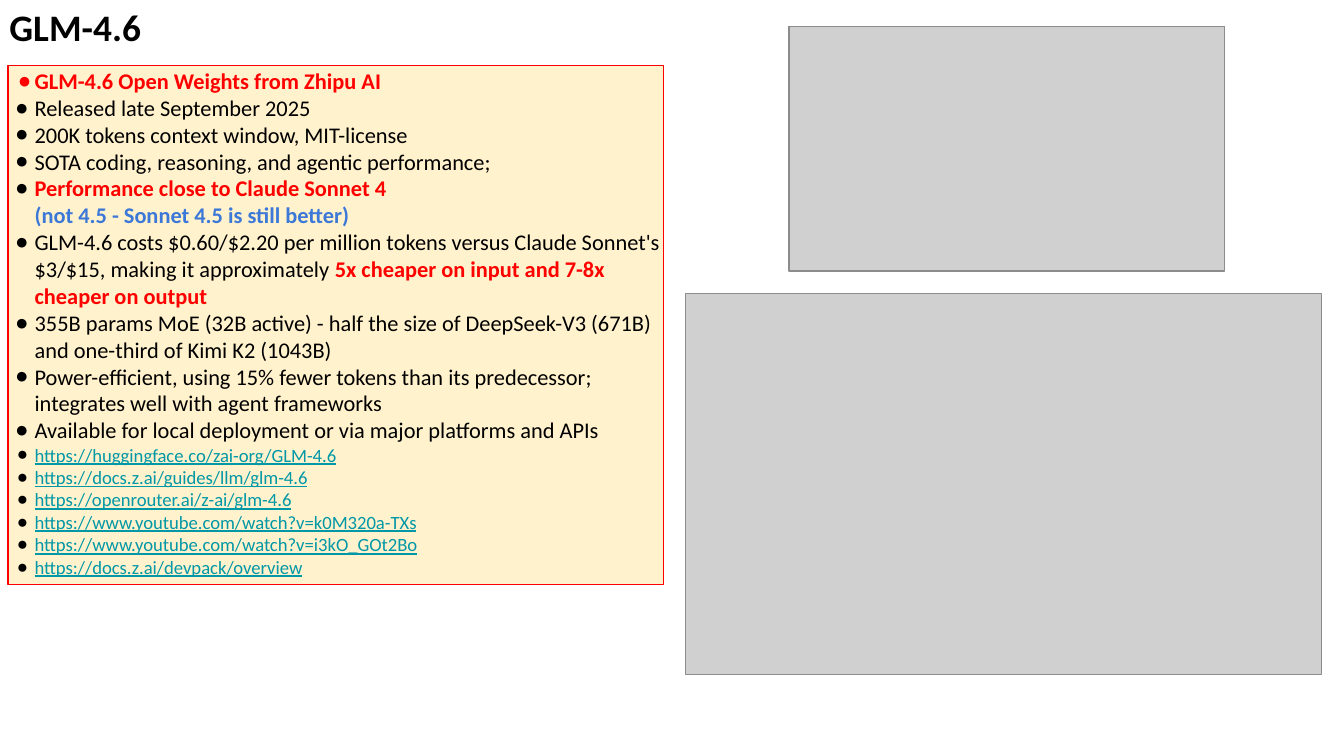
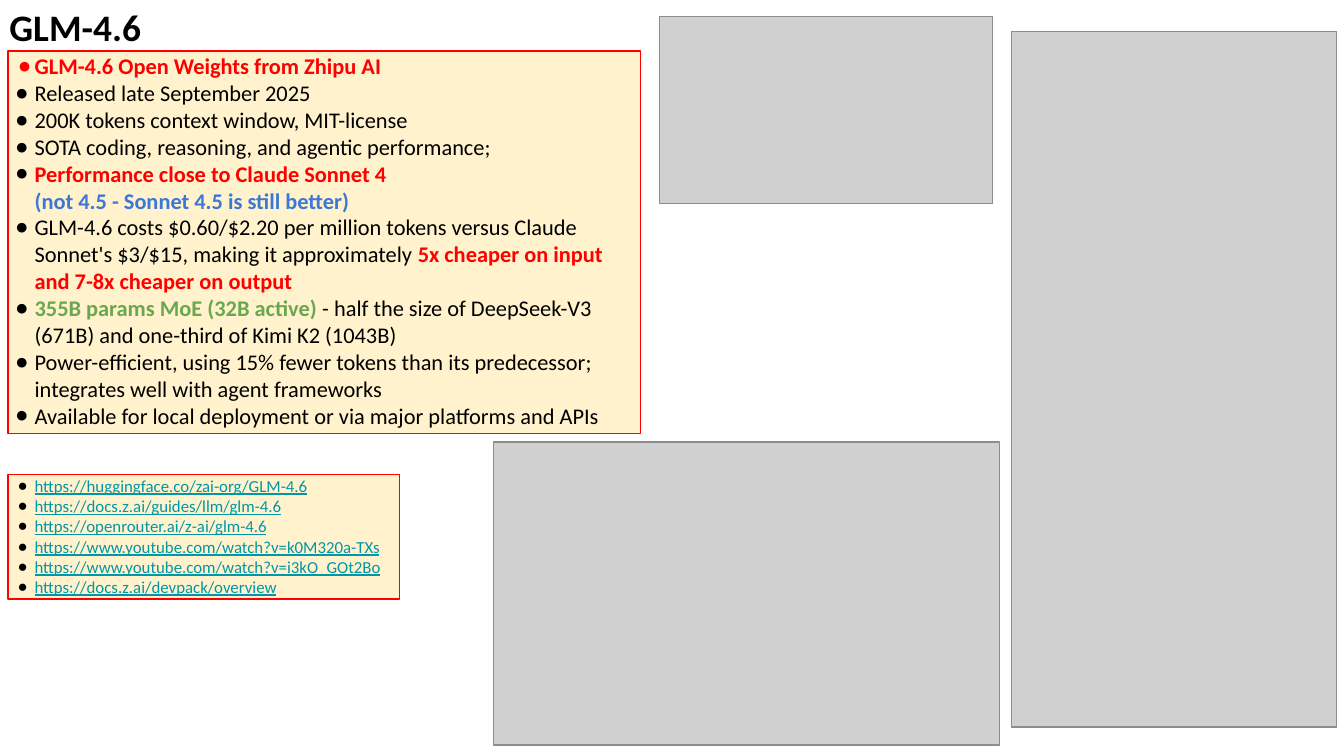
Before and after one commit to lselector/seminar, a slide deck: slide 20 of 2025/2025-12-12-AI-Updates.pptx (slide 17 before the commit). Drawn at 1344x756 pixels with LibreOffice and Linux fonts; fonts in the diff are those of the drawing; grey boxes stand for pictures. Boxes give left, top, right and bottom in pixels: in the first picture for what was removed or moved away, otherwise in the second. Text is boxed around its words. In the diff, an @@ line names an element or a change of style, - is before the commit and + after.

```diff
--- a/2025/2025-12-12-AI-Updates.pptx
+++ b/2025/2025-12-12-AI-Updates.pptx
@@ picture added at <box>660,16,993,203</box> @@
@@ picture removed at <box>789,27,1224,271</box> @@
@@ rectangle "GLM-4.6 Open Weights from Zhipu ...": place and size @@
-rectangle "GLM-4.6 Open Weights from Zhipu ..." at <box>8,66,664,585</box>
+rectangle "GLM-4.6 Open Weights from Zhipu ..." at <box>8,51,640,434</box>
@@ picture added at <box>1012,31,1337,727</box> @@
@@ text in rectangle at <box>35,299,591,346</box>: text colour #000000 to #6AA84F, bold on in "355B params MoE (32B active)" @@
@@ picture removed at <box>685,293,1321,673</box> @@
@@ text in rectangle at <box>35,449,418,577</box>: paragraphs removed @@
-● https://huggingface.co/zai-org/GLM-4.6
-● https://docs.z.ai/guides/llm/glm-4.6
-● https://openrouter.ai/z-ai/glm-4.6
-● https://www.youtube.com/watch?v=k0M320a-TXs
-● https://www.youtube.com/watch?v=i3kO_GOt2Bo
-● https://docs.z.ai/devpack/overview
@@ picture added at <box>493,442,999,746</box> @@
@@ rectangle added at <box>8,474,399,599</box>, fill #FFF2CC, outline #FF0000 0.75 pt, 9 pt, text #0097A7, underline @@
+● https://huggingface.co/zai-org/GLM-4.6
+● https://docs.z.ai/guides/llm/glm-4.6
+● https://openrouter.ai/z-ai/glm-4.6
+● https://www.youtube.com/watch?v=k0M320a-TXs
+● https://www.youtube.com/watch?v=i3kO_GOt2Bo
+● https://docs.z.ai/devpack/overview
```
Also in this commit, not shown: 18 other slides changed, 5 slides added, 1 slide removed.
